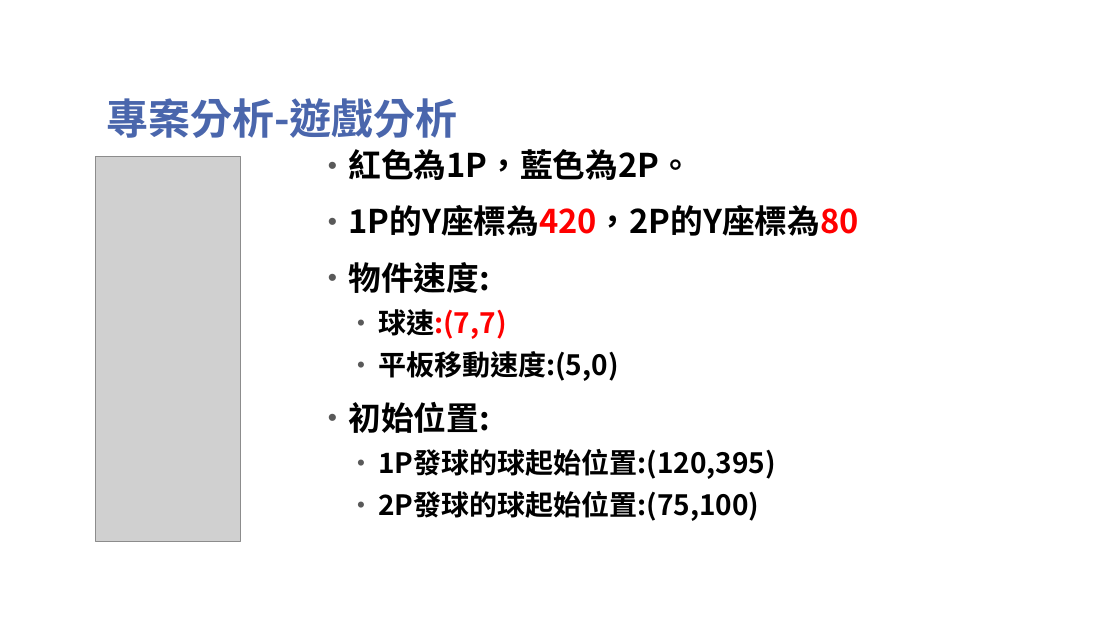
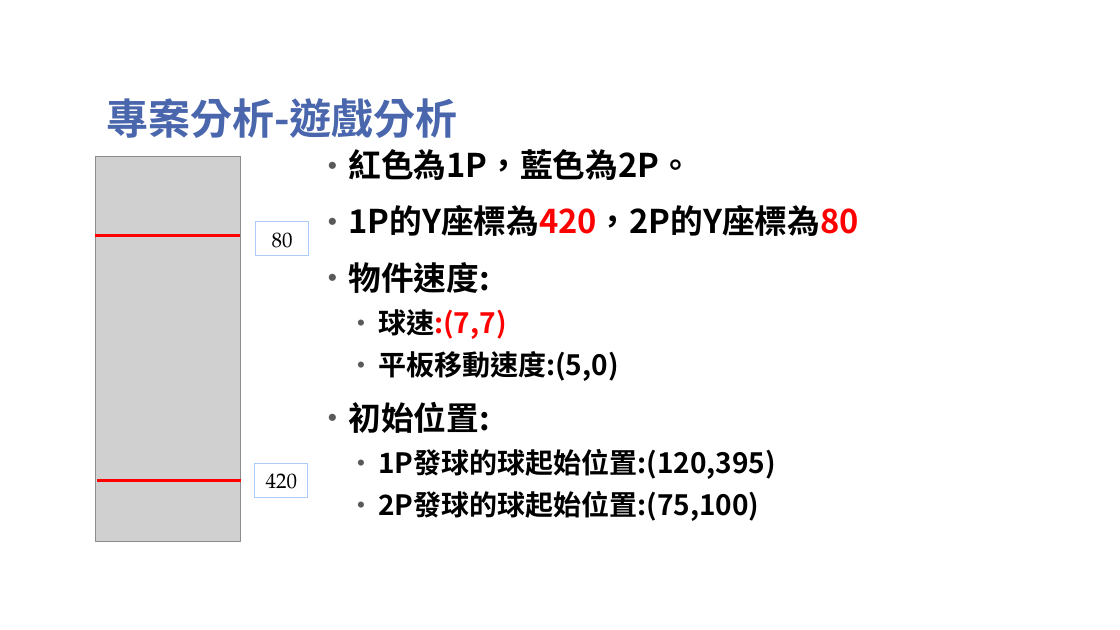
Before and after one commit to TsaiHaoWei/Machine-Learning, a slide deck: slide 6 of Finally project/Pingpong_第六組.pptx (slide 7 before the commit). Drawn at 1120x630 pixels with LibreOffice and Linux fonts; fonts in the diff are those of the drawing; grey boxes stand for pictures; background and template pictures are left out. Boxes give left, top, right and bottom in pixels: in the first picture for what was removed or moved away, otherwise in the second. Text is boxed around its words. In the diff, an @@ line names an element or a change of style, - is before the commit and + after.

```diff
--- a/Finally project/Pingpong_第六組.pptx
+++ b/Finally project/Pingpong_第六組.pptx
@@ line added from (95, 236) to (239, 236), #FF0000 2.25 pt @@
@@ rectangle added at [255,222,308,255], outline #ACCBF9 0.75 pt, 18 pt, text #000000 @@
+80
@@ rectangle added at [255,464,308,497], outline #ACCBF9 0.75 pt, 18 pt, text #000000 @@
+420
@@ line added from (97, 481) to (241, 481), #FF0000 3 pt @@
```
Also in this commit, not shown: 1 other slide changed, 1 slide added, 2 slides removed, 1 other file.
